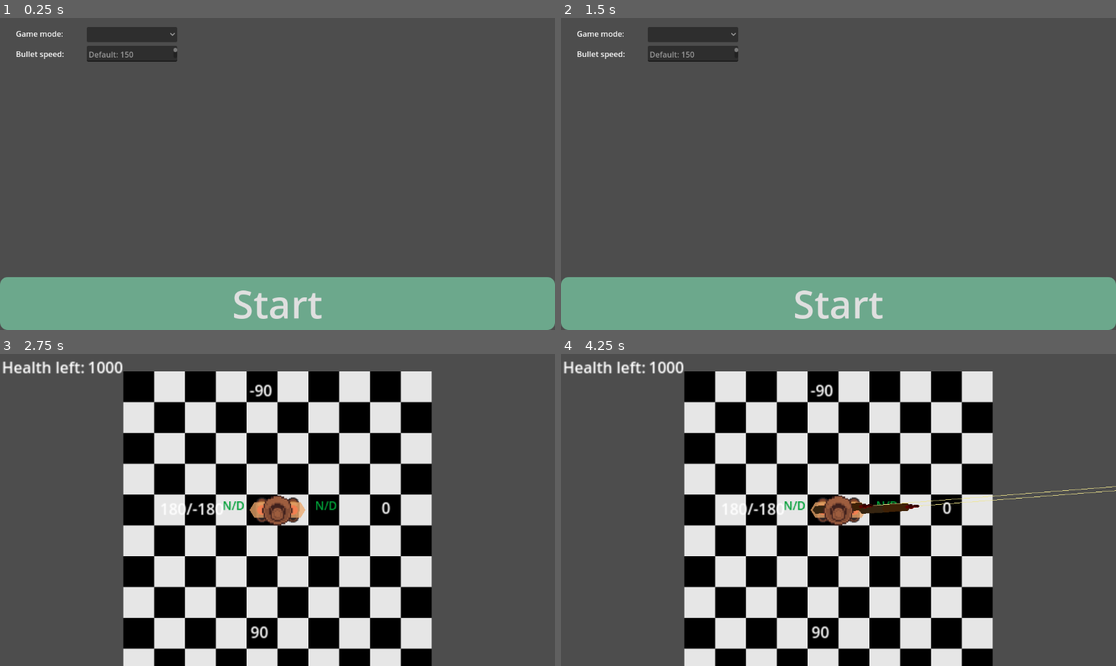
Above: before the commit, frames 1-4 (two rows, left to right).
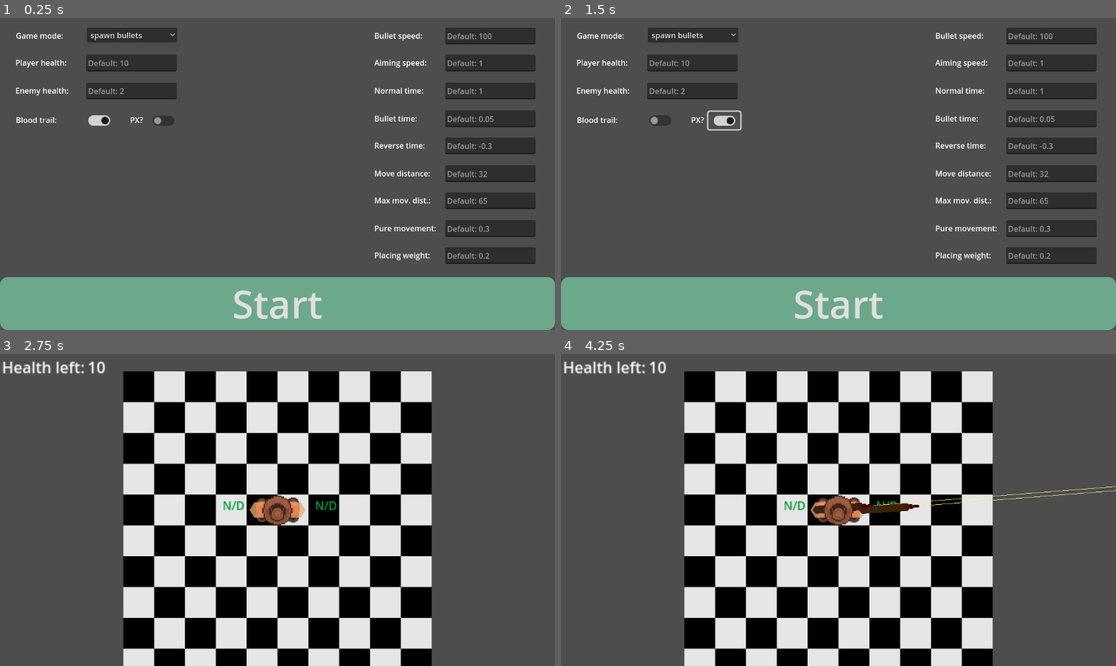
Above: after the commit, the same moments.

Repository: Meatplanter/Kelp_44
Game: Godot game, scene res://main_menu.tscn
Same seed, same stepped clock (60 frames per second), same inputs: the game is played once before the commit and once after it.
Inputs (mouse positions are in pixels of both pictures, inside the frame that each line leads up to):
- Up to frame 1 (0.25 s): no input
- Up to frame 2 (1.5 s): click (660, 120) at 0.52 s; click (721, 120) at 1.27 s
- Up to frame 3 (2.75 s): click "Start" at 2 s
- Up to frame 4 (4.25 s): tap Enter at 2.75 s; hold D (LS_move_right) 2.78-3.53 s; hold M (ChangeMode) 2.78-3.53 s; tap Space (TimeReverse, bound only before the commit) at 3.5 s; hold Space (TimeReverse, bound only before the commit) from 3.53 s (still down); tap Shift (TargettingMode) at 3.6 s

The runs differ from the first frame. In frame 1, 11% of the frame differs, in the area x 2-97%, y 2-79%; in frame 2, 11%; in frame 3, 0.4%; in frame 4, 0.4%.

Commit message:
Menu - finished

Diff:
--- a/Bullet.gd
+++ b/Bullet.gd
@@ -11,11 +11,14 @@
 var shootingPoint
 var shootingDistance
 
-var bloodTrailScene = preload("res://blood_trail_pc.tscn")
+var bloodTrailScene
 
 func _ready() -> void:
 	shootingPoint = global_position
-	#print(shootingPoint)
+	if Global.bloodTrailScene == true:
+		bloodTrailScene = preload("res://blood_trail_px.tscn")
+	elif Global.bloodTrailScene == false:
+		bloodTrailScene = preload("res://blood_trail_pc.tscn")
 
 
 func _process(delta: float) -> void:
@@ -67,7 +70,7 @@
 
 
 func _on_splatter_timer_timeout() -> void:
-	if $Bullet.is_visible_in_tree() == false && Global.bloodTrialVisible == true:
+	if $Bullet.is_visible_in_tree() == false && Global.bloodTrailVisible == true:
 		var bloodTrail = bloodTrailScene.instantiate()
 		bloodTrail.rotation_degrees = randf_range(0,360)
 		bloodTrail.scale = Vector2(randf_range(0.5,2),randf_range(0.5,2))
@@ -75,7 +78,7 @@
 		get_parent().add_child(bloodTrail)
 
 func _on_slomo_splatter_timer_timeout() -> void:
-	if $Bullet.is_visible_in_tree() == false && Global.bloodTrialVisible == true:
+	if $Bullet.is_visible_in_tree() == false && Global.bloodTrailVisible == true:
 		var bloodTrail = bloodTrailScene.instantiate()
 		bloodTrail.rotation_degrees = randf_range(0,360)
 		bloodTrail.scale = Vector2(randf_range(0.5,2),randf_range(0.5,2))
--- a/game.gd
+++ b/game.gd
@@ -61,7 +61,7 @@
 		Global.weightedShoe = "right"
 
 
-	if Input.is_action_pressed("TimeReverse") && Global.pausePoint < 0:
+	if Input.is_action_pressed("Space") && Global.pausePoint < 0:
 		Global.timeReverseMode = true
 	else:
 		Global.timeReverseMode = false
--- a/game.tscn
+++ b/game.tscn
@@ -48,6 +48,7 @@
 autostart = true
 
 [node name="Label" type="Label" parent="."]
+visible = false
 offset_left = -12.0
 offset_top = 115.0
 offset_right = 28.0
@@ -55,6 +56,7 @@
 text = "90"
 
 [node name="Label2" type="Label" parent="."]
+visible = false
 offset_left = -106.0
 offset_top = -13.0
 offset_right = -66.0
@@ -62,6 +64,7 @@
 text = "180/-180"
 
 [node name="Label3" type="Label" parent="."]
+visible = false
 offset_left = 124.0
 offset_top = -14.0
 offset_right = 164.0
@@ -69,6 +72,7 @@
 text = "0"
 
 [node name="Label4" type="Label" parent="."]
+visible = false
 offset_left = -13.0
 offset_top = -136.0
 offset_right = 27.0
--- a/global.gd
+++ b/global.gd
@@ -19,7 +19,7 @@
 
 
 #player
-var playerHealth = 1000
+var playerHealth = 10
 
 var midpoint = Vector2(0,16)
 var focus = Vector2(0,0)
@@ -28,15 +28,24 @@
 #movement
 var moveTime = 0.4 #useless?
 var moveDistance = 32 #base 32
-var maxMoveDistance = 65 #base 75
+var maxMoveDistance = 65 #at first 75
 var styleTween = Tween.TRANS_QUAD #for movement
 var pureMovement = 0.3 #in seconds
 var placingWeight = 0.2 #in seconds
 
-var moveSimpleOptimal = pureMovement #e.g. walking forward, first half of movement, raising foot
-var moveComplexOptimal = pureMovement + placingWeight #e.g. walking forward, planting foot in front
-var moveSimpleHeavy = placingWeight + pureMovement #e.g. retracting step after planting foot
-var moveComplexHeavy = placingWeight + pureMovement + placingWeight #e.g. moving same foot outwards twice
+
+var moveSimpleOptimal: #e.g. walking forward, first half of movement, raising foot
+	get:
+		return pureMovement
+var moveComplexOptimal: #e.g. walking forward, planting foot in front
+	get:
+		return pureMovement + placingWeight
+var moveSimpleHeavy: #e.g. retracting step after planting foot
+	get:
+		return placingWeight + pureMovement
+var moveComplexHeavy: #e.g. moving same foot outwards twice
+	get:
+		return placingWeight + pureMovement + placingWeight
 
 var leftMoving = false
 var rightMoving = false
@@ -62,7 +71,8 @@
 var bulletRange = 1000
 var bulletSlowdown = 0.998
 
-var bloodTrialVisible = true
+var bloodTrailVisible = true
+var bloodTrailScene = false #true is pixels, false is sprite
 
 #enemy
 var enemyHealth = 2
--- a/main_menu.gd
+++ b/main_menu.gd
@@ -1,6 +1,19 @@
 extends Control
 
+func _input(event):
+	if event.is_action_pressed("Space"):
+		_startgame_button_pressed()
 
+	if event is InputEventKey and event.pressed and not event.echo:
+		if event.keycode == KEY_Q:
+			_on_option_button_item_selected(0)
+			$GameMode.selected = 0
+		elif event.keycode == KEY_W:
+			_on_option_button_item_selected(1)
+			$GameMode.selected = 1
+		elif event.keycode == KEY_E:
+			_on_option_button_item_selected(2)
+			$GameMode.selected = 2
 
 func _startgame_button_pressed():
 	get_tree().change_scene_to_file("res://game.tscn")
@@ -12,9 +25,58 @@
 	if index == 2: Global.gameMode = 2
 
 #func _process(delta):
-	#print(Global.gameMode)
+	#print(Global.pureMovement)
 
 
 func _on_bullet_speed_text_changed():
-	Global.bulletSpeed = ($BulletSpeed.text)
-	pass # Replace with function body.
+	Global.bulletSpeed = float($BulletSpeed.text)
+
+
+func _on_normal_time_text_changed():
+	Global.normalTime = float($NormalTime.text)
+
+
+func _on_aiming_speed_text_changed():
+	Global.aimingSpeed = float($AimingSpeed.text)
+
+
+func _on_enemy_health_text_changed():
+	Global.enemyHealth = float($EnemyHealth.text)
+
+
+func _on_player_health_text_changed():
+	Global.playerHealth = float($PlayerHealth.text)
+
+
+func _on_bullet_time_text_changed():
+	Global.bulletTime = float($BulletTime.text)
+
+
+func _on_reverse_time_text_changed():
+	Global.timeReverse = float($ReverseTime.text)
+
+
+func _on_move_distance_text_changed():
+	Global.moveDistance = float($MoveDistance.text)
+
+
+func _on_max_mov_dist_text_changed():
+	Global.maxMoveDistance = float($MaxMovDist.text)
+
+
+func _on_pure_movement_text_changed():
+	Global.pureMovement = float($PureMovement.text)
+
+
+func _on_placing_weight_text_changed():
+	Global.placingWeight = float($PlacingWeight.text)
+
+
+func _on_blood_trail_toggled(toggled_on):
+	if toggled_on == true: Global.bloodTrailVisible = true
+	elif toggled_on == false: Global.bloodTrailVisible = false
+
+
+func _on_blood_trail_px_toggled(toggled_on):
+	if toggled_on == true: Global.bloodTrailScene = true
+	elif toggled_on == false: Global.bloodTrailScene = false
--- a/main_menu.tscn
+++ b/main_menu.tscn
@@ -35,9 +35,10 @@
 [node name="GameMode" type="OptionButton" parent="."]
 layout_mode = 0
 offset_left = 180.0
-offset_top = 19.0
+offset_top = 20.0
 offset_right = 368.0
-offset_bottom = 50.0
+offset_bottom = 51.0
+selected = 0
 item_count = 3
 popup/item_0/text = "spawn bullets"
 popup/item_0/id = 0
@@ -49,27 +50,234 @@
 [node name="Label" type="Label" parent="."]
 layout_mode = 0
 offset_left = 33.0
-offset_top = 21.0
+offset_top = 25.0
 offset_right = 132.0
-offset_bottom = 44.0
+offset_bottom = 48.0
 text = "Game mode:"
 
 [node name="Label2" type="Label" parent="."]
 layout_mode = 0
+offset_left = 777.0
+offset_top = 25.0
+offset_right = 877.0
+offset_bottom = 48.0
+text = "Bullet speed:"
+
+[node name="BulletSpeed" type="TextEdit" parent="."]
+layout_mode = 0
+offset_left = 924.0
+offset_top = 20.0
+offset_right = 1112.0
+offset_bottom = 55.0
+placeholder_text = "Default: 100"
+
+[node name="Label3" type="Label" parent="."]
+layout_mode = 0
+offset_left = 777.0
+offset_top = 139.0
+offset_right = 880.0
+offset_bottom = 162.0
+text = "Normal time:"
+
+[node name="NormalTime" type="TextEdit" parent="."]
+layout_mode = 0
+offset_left = 924.0
+offset_top = 134.0
+offset_right = 1112.0
+offset_bottom = 169.0
+placeholder_text = "Default: 1"
+
+[node name="Label10" type="Label" parent="."]
+layout_mode = 0
+offset_left = 777.0
+offset_top = 81.0
+offset_right = 886.0
+offset_bottom = 104.0
+text = "Aiming speed:"
+
+[node name="AimingSpeed" type="TextEdit" parent="."]
+layout_mode = 0
+offset_left = 924.0
+offset_top = 76.0
+offset_right = 1112.0
+offset_bottom = 111.0
+placeholder_text = "Default: 1"
+
+[node name="Label11" type="Label" parent="."]
+layout_mode = 0
+offset_left = 32.0
+offset_top = 139.0
+offset_right = 143.0
+offset_bottom = 162.0
+text = "Enemy health:"
+
+[node name="EnemyHealth" type="TextEdit" parent="."]
+layout_mode = 0
+offset_left = 179.0
+offset_top = 134.0
+offset_right = 367.0
+offset_bottom = 169.0
+placeholder_text = "Default: 2"
+
+[node name="Label12" type="Label" parent="."]
+layout_mode = 0
+offset_left = 32.0
+offset_top = 81.0
+offset_right = 141.0
+offset_bottom = 104.0
+text = "Player health:"
+
+[node name="PlayerHealth" type="TextEdit" parent="."]
+layout_mode = 0
+offset_left = 179.0
+offset_top = 76.0
+offset_right = 367.0
+offset_bottom = 111.0
+placeholder_text = "Default: 10"
+
+[node name="Label4" type="Label" parent="."]
+layout_mode = 0
+offset_left = 777.0
+offset_top = 197.0
+offset_right = 877.0
+offset_bottom = 220.0
+text = "Bullet time:"
+
+[node name="BulletTime" type="TextEdit" parent="."]
+layout_mode = 0
+offset_left = 924.0
+offset_top = 192.0
+offset_right = 1112.0
+offset_bottom = 227.0
+placeholder_text = "Default: 0.05"
+
+[node name="Label5" type="Label" parent="."]
+layout_mode = 0
+offset_left = 777.0
+offset_top = 253.0
+offset_right = 882.0
+offset_bottom = 276.0
+text = "Reverse time:"
+
+[node name="ReverseTime" type="TextEdit" parent="."]
+layout_mode = 0
+offset_left = 924.0
+offset_top = 248.0
+offset_right = 1112.0
+offset_bottom = 283.0
+placeholder_text = "Default: -0.3"
+
+[node name="Label6" type="Label" parent="."]
+layout_mode = 0
+offset_left = 777.0
+offset_top = 311.0
+offset_right = 893.0
+offset_bottom = 334.0
+text = "Move distance:"
+
+[node name="MoveDistance" type="TextEdit" parent="."]
+layout_mode = 0
+offset_left = 924.0
+offset_top = 306.0
+offset_right = 1112.0
+offset_bottom = 341.0
+placeholder_text = "Default: 32"
+
+[node name="Label7" type="Label" parent="."]
+layout_mode = 0
+offset_left = 777.0
+offset_top = 367.0
+offset_right = 894.0
+offset_bottom = 390.0
+text = "Max mov. dist.:"
+
+[node name="MaxMovDist" type="TextEdit" parent="."]
+layout_mode = 0
+offset_left = 924.0
+offset_top = 362.0
+offset_right = 1112.0
+offset_bottom = 397.0
+placeholder_text = "Default: 65"
+
+[node name="Label8" type="Label" parent="."]
+layout_mode = 0
+offset_left = 777.0
+offset_top = 425.0
+offset_right = 906.0
+offset_bottom = 448.0
+text = "Pure movement:"
+
+[node name="PureMovement" type="TextEdit" parent="."]
+layout_mode = 0
+offset_left = 924.0
+offset_top = 420.0
+offset_right = 1112.0
+offset_bottom = 455.0
+placeholder_text = "Default: 0.3"
+
+[node name="Label9" type="Label" parent="."]
+layout_mode = 0
+offset_left = 777.0
+offset_top = 481.0
+offset_right = 893.0
+offset_bottom = 504.0
+text = "Placing weight:"
+
+[node name="PlacingWeight" type="TextEdit" parent="."]
+layout_mode = 0
+offset_left = 924.0
+offset_top = 476.0
+offset_right = 1112.0
+offset_bottom = 511.0
+placeholder_text = "Default: 0.2"
+
+[node name="Label13" type="Label" parent="."]
+layout_mode = 0
 offset_left = 33.0
-offset_top = 63.0
-offset_right = 132.0
-offset_bottom = 86.0
-text = "Bullet speed:"
-
-[node name="BulletSpeed" type="TextEdit" parent="."]
-layout_mode = 0
-offset_left = 180.0
-offset_top = 58.0
-offset_right = 368.0
-offset_bottom = 91.0
-placeholder_text = "Default: 150"
+offset_top = 200.0
+offset_right = 133.0
+offset_bottom = 223.0
+text = "Blood trail:"
+
+[node name="BloodTrail" type="CheckButton" parent="."]
+texture_filter = 1
+layout_mode = 0
+offset_left = 173.0
+offset_top = 195.0
+offset_right = 217.0
+offset_bottom = 219.0
+scale = Vector2(1.5, 1.5)
+button_pressed = true
+
+[node name="Label14" type="Label" parent="."]
+layout_mode = 0
+offset_left = 270.0
+offset_top = 200.0
+offset_right = 314.0
+offset_bottom = 223.0
+text = "PX?"
+
+[node name="BloodTrailPX" type="CheckButton" parent="."]
+texture_filter = 1
+layout_mode = 0
+offset_left = 306.0
+offset_top = 195.0
+offset_right = 350.0
+offset_bottom = 219.0
+scale = Vector2(1.5, 1.5)
 
 [connection signal="pressed" from="Button" to="." method="_startgame_button_pressed"]
 [connection signal="item_selected" from="GameMode" to="." method="_on_option_button_item_selected"]
 [connection signal="text_changed" from="BulletSpeed" to="." method="_on_bullet_speed_text_changed"]
+[connection signal="text_changed" from="NormalTime" to="." method="_on_normal_time_text_changed"]
+[connection signal="text_changed" from="AimingSpeed" to="." method="_on_aiming_speed_text_changed"]
+[connection signal="text_changed" from="EnemyHealth" to="." method="_on_enemy_health_text_changed"]
+[connection signal="text_changed" from="PlayerHealth" to="." method="_on_player_health_text_changed"]
+[connection signal="text_changed" from="BulletTime" to="." method="_on_bullet_time_text_changed"]
+[connection signal="text_changed" from="ReverseTime" to="." method="_on_reverse_time_text_changed"]
+[connection signal="text_changed" from="MoveDistance" to="." method="_on_move_distance_text_changed"]
+[connection signal="text_changed" from="MaxMovDist" to="." method="_on_max_mov_dist_text_changed"]
+[connection signal="text_changed" from="PureMovement" to="." method="_on_pure_movement_text_changed"]
+[connection signal="text_changed" from="PlacingWeight" to="." method="_on_placing_weight_text_changed"]
+[connection signal="toggled" from="BloodTrail" to="." method="_on_blood_trail_toggled"]
+[connection signal="toggled" from="BloodTrailPX" to="." method="_on_blood_trail_px_toggled"]
--- a/project.godot
+++ b/project.godot
@@ -172,7 +172,7 @@
 "events": [Object(InputEventKey,"resource_local_to_scene":false,"resource_name":"","device":-1,"window_id":0,"alt_press …(191 unchanged characters)…
 ]
 }
-TimeReverse={
+Space={
 "deadzone": 0.2,
 "events": [Object(InputEventKey,"resource_local_to_scene":false,"resource_name":"","device":-1,"window_id":0,"alt_press …(191 unchanged characters)…
 ]
